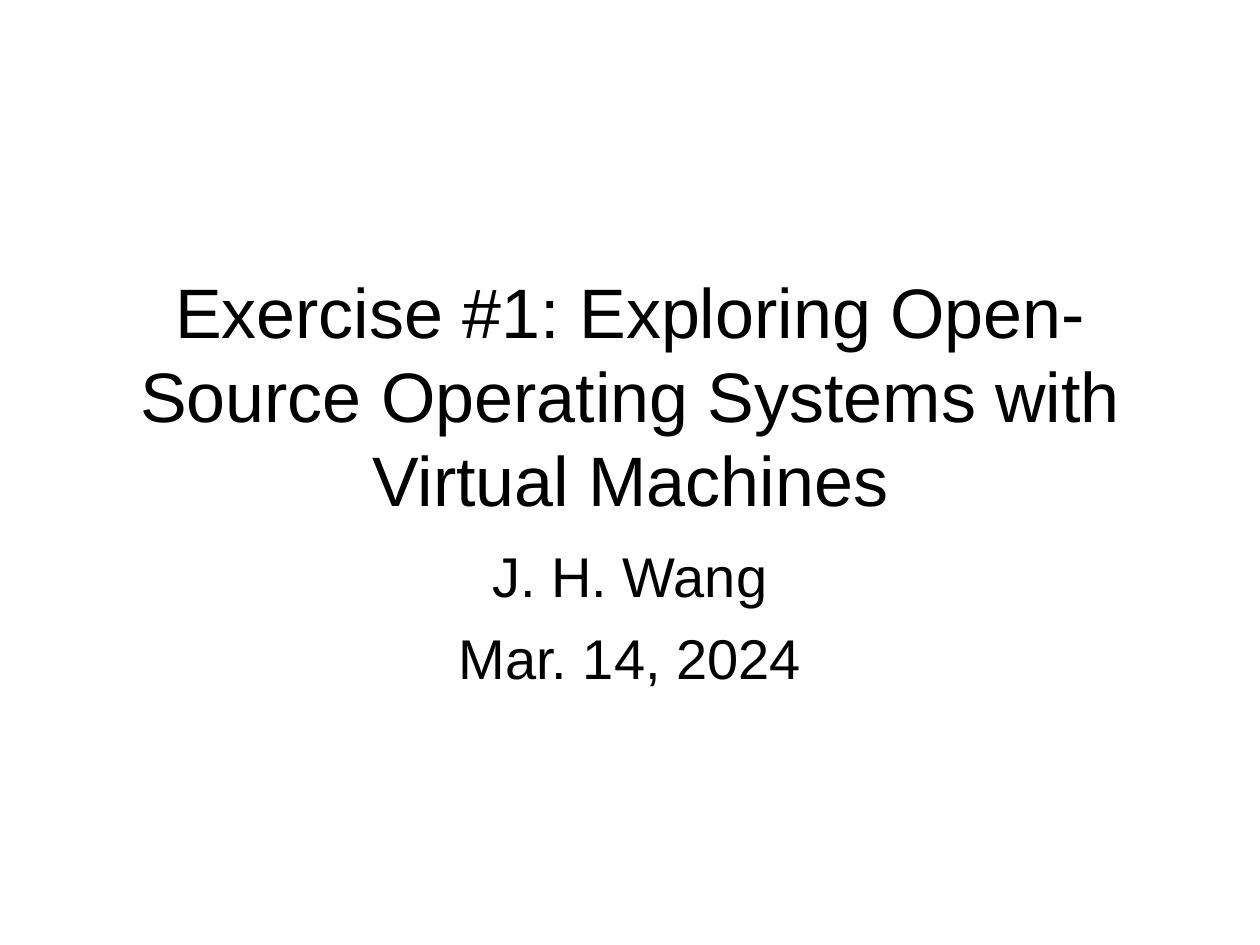
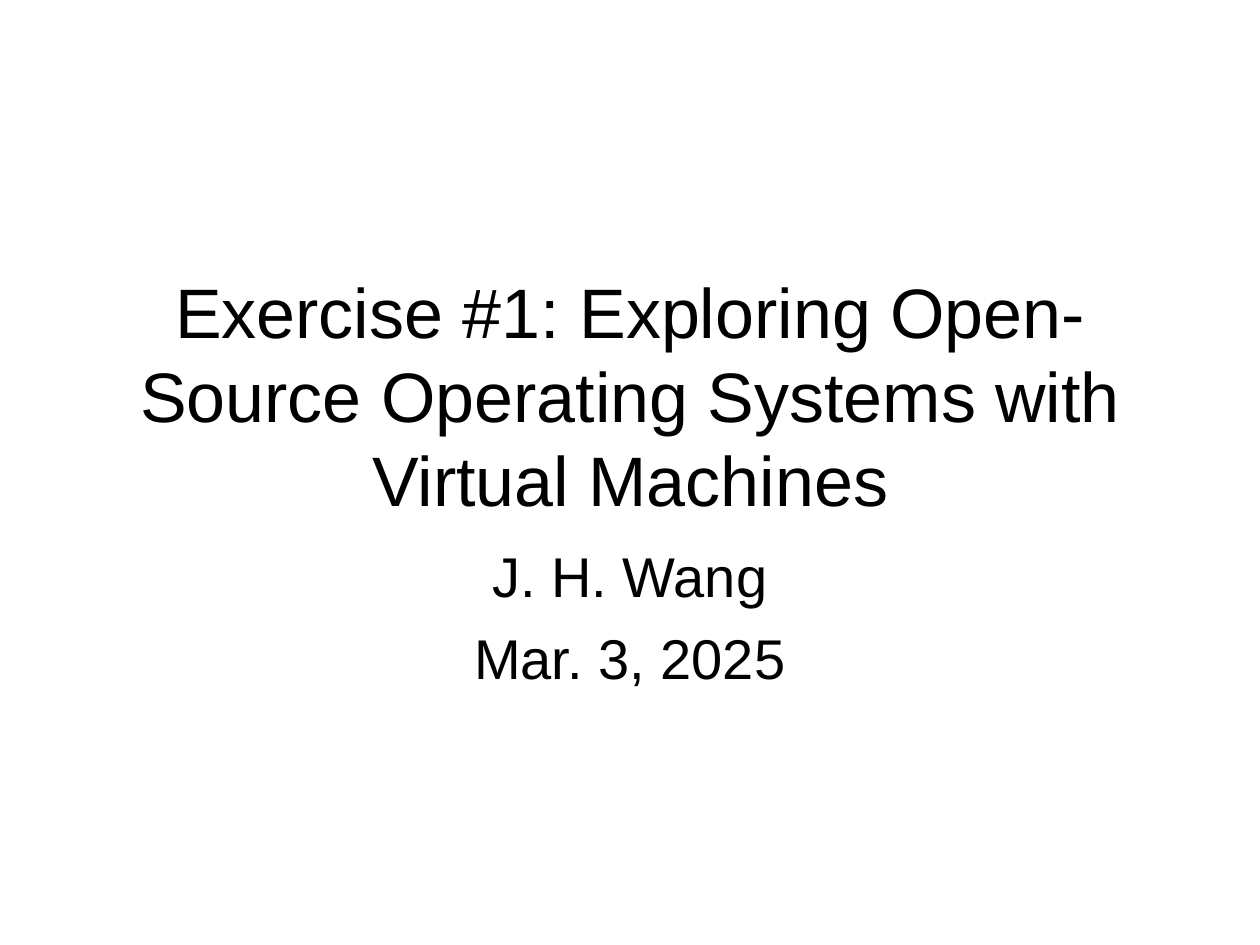
Before and after one commit to chriswjh/chriswjh.github.io, a slide deck: slide 1 of OSu/Ex01.ppt. Drawn at 1260x945 pixels with LibreOffice and Linux fonts; fonts in the diff are those of the drawing. Boxes give left, top, right and bottom in pixels: in the first picture for what was removed or moved away, otherwise in the second. Text is boxed around its words. In the diff, an @@ line names an element or a change of style, - is before the commit and + after.

```diff
--- a/OSu/Ex01.ppt
+++ b/OSu/Ex01.ppt
@@ subtitle at box(474, 640, 786, 687): text changed @@
-Mar. 14, 2024
+Mar. 3, 2025
```
Also in this commit, not shown: 8 other slides changed, 2 slides added, 2 slides removed.
